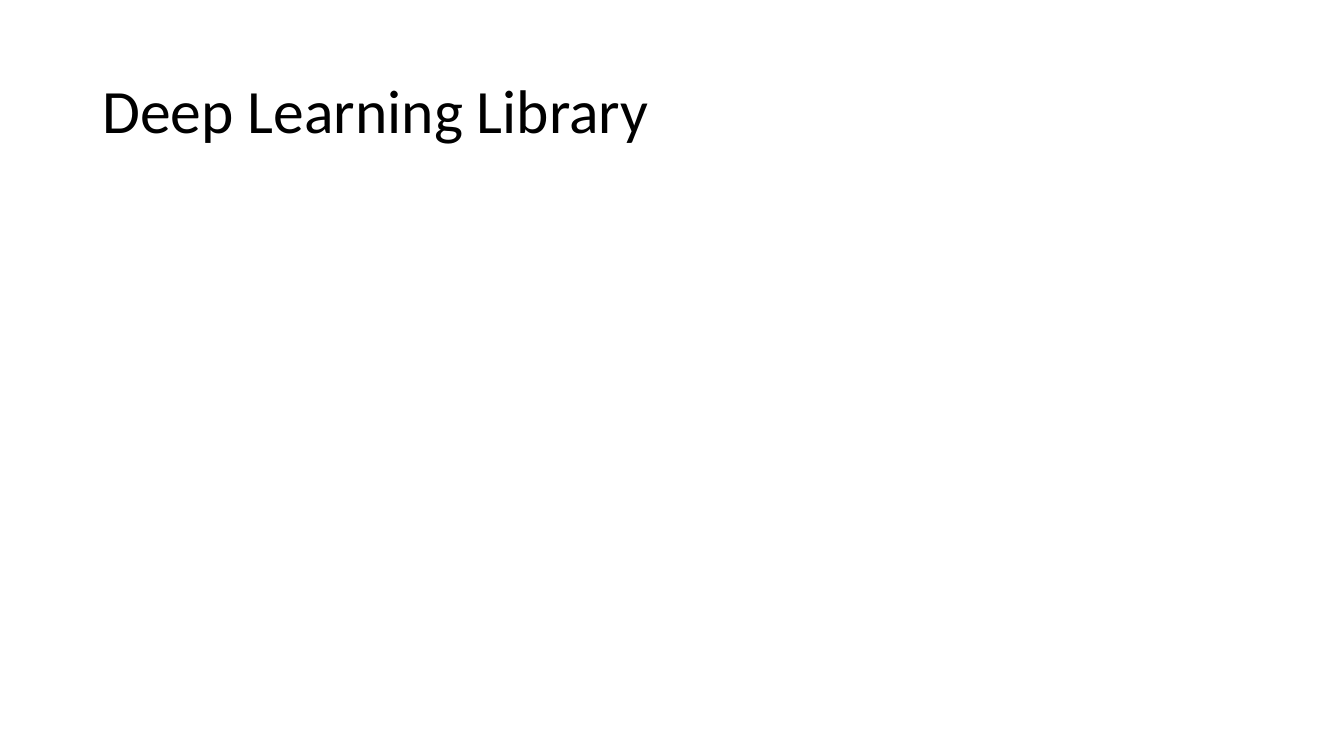
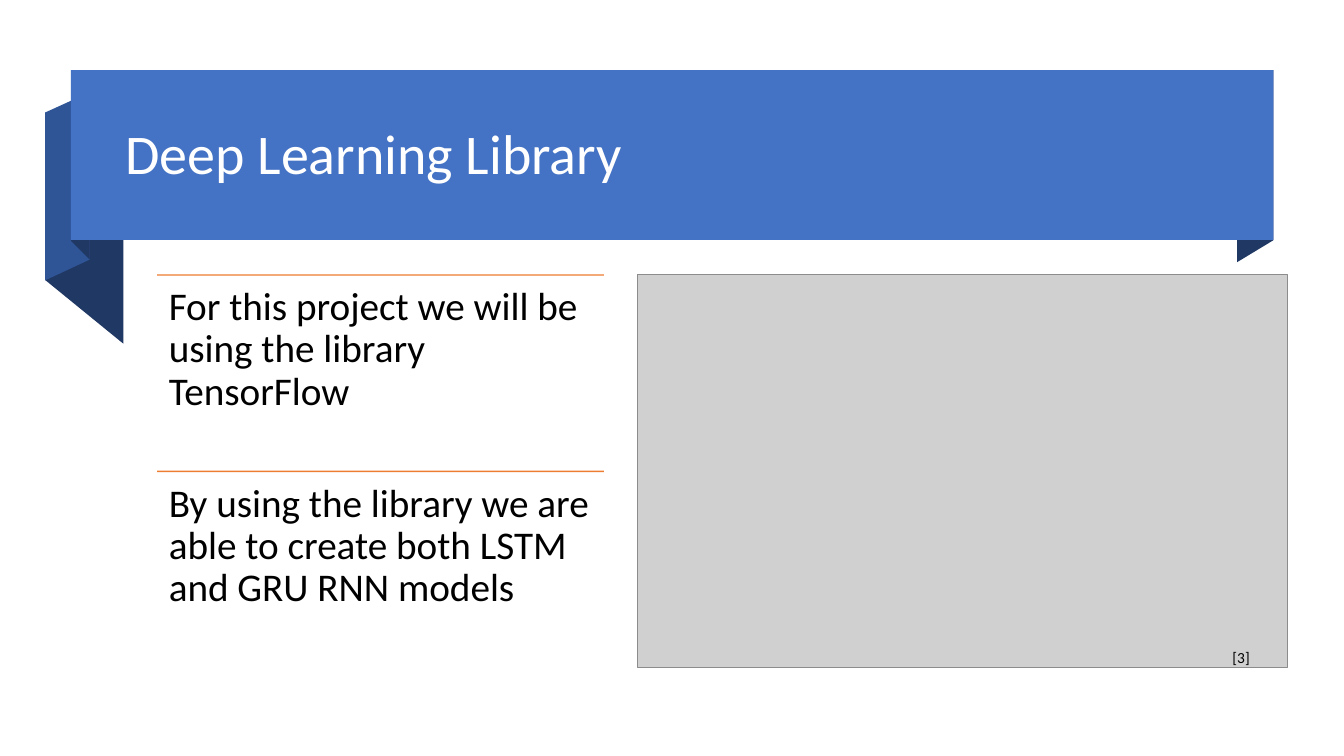
Before and after one commit to codingWithAndy/CSCM38-Adv_Topics-Cyber_Security_and_Ai, a slide deck: slide 9 of Coursework 1/CSCM38- Adv Topics – Cyber Security and Ai Project Proposal.pptx (slide 7 before the commit). Drawn at 1344x756 pixels with LibreOffice and Linux fonts; fonts in the diff are those of the drawing; grey boxes stand for pictures. Boxes give left, top, right and bottom in pixels: in the first picture for what was removed or moved away, otherwise in the second. Text is boxed around its words. In the diff, an @@ line names an element or a change of style, - is before the commit and + after.

```diff
--- a/Coursework 1/CSCM38- Adv Topics – Cyber Security and Ai Project Proposal.pptx
+++ b/Coursework 1/CSCM38- Adv Topics – Cyber Security and Ai Project Proposal.pptx
@@ group added at [45,71,1273,344]: 4 freeform shapes, 1 rectangle @@
@@ title "Deep Learning Library": place and size @@
-title "Deep Learning Library" at [102,90,649,144]
+title "Deep Learning Library" at [126,135,622,184]
@@ title "Deep Learning Library" at [126,135,622,184]: size 44 to 40 pt, text colour #000000 to #FFFFFF @@
@@ picture added at [638,275,1288,668] @@
@@ group added at [157,275,604,602]: 2 lines, 2 texts @@
+For this project we will be using the library TensorFlow
+By using the library we are able to create both LSTM and GRU RNN models
@@ text added at [1232,652,1249,668], 11 pt, text #000000 @@
+[3]
```
Also in this commit, not shown: 5 other slides changed, 7 slides added, 3 slides removed, 13 other files.
